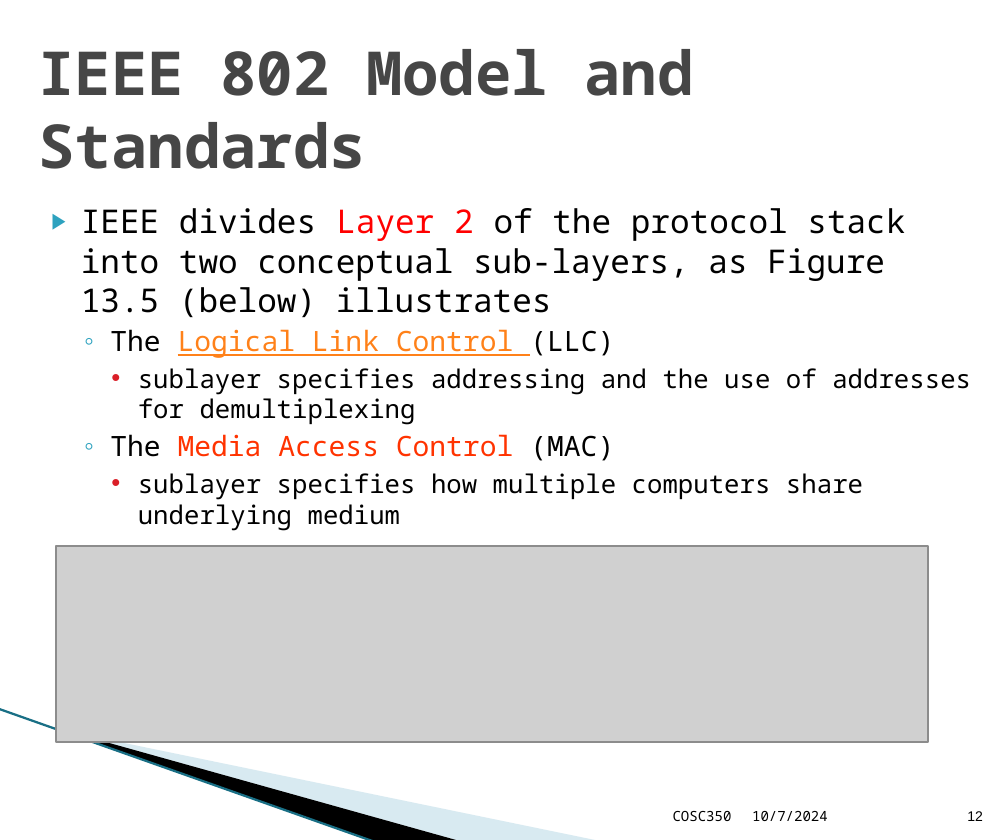
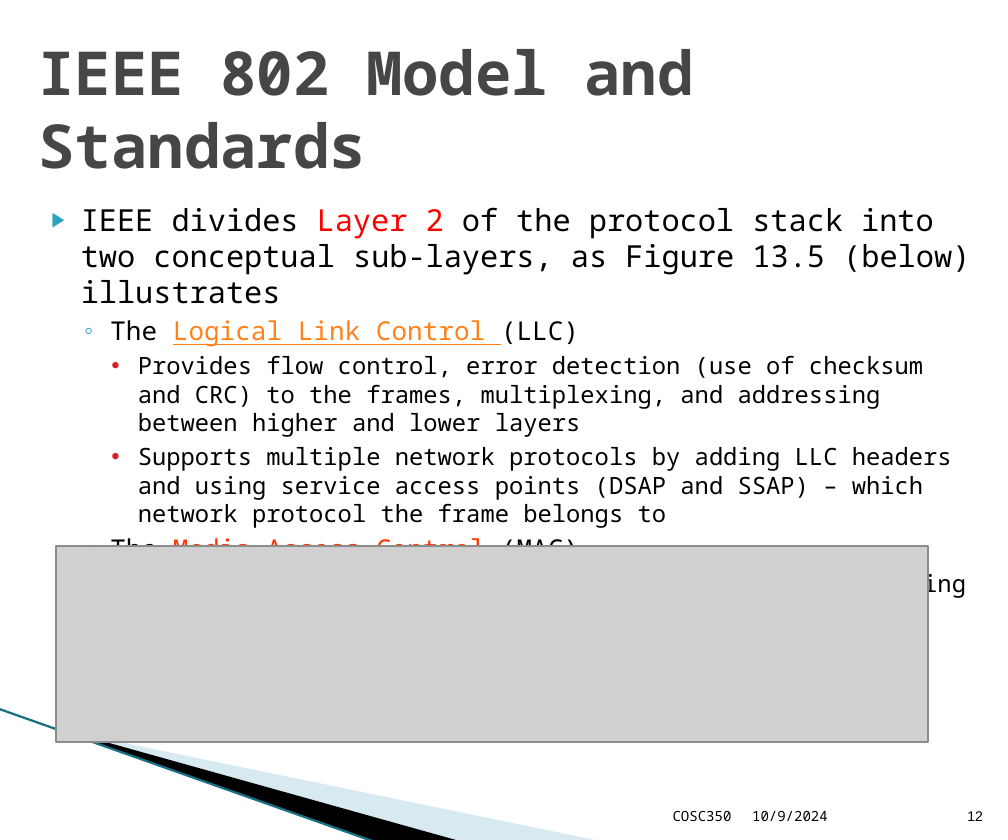
Before and after one commit to Neat-Keat/TUnotes, a slide deck: slide 12 of SEM5/COSC350/LANs.pptx. Drawn at 1008x840 pixels with LibreOffice and Linux fonts; fonts in the diff are those of the drawing; grey boxes stand for pictures; background and template pictures are left out. Boxes give left, top, right and bottom in pixels: in the first picture for what was removed or moved away, otherwise in the second. Text is boxed around its words. In the diff, an @@ line names an element or a change of style, - is before the commit and + after.

```diff
--- a/SEM5/COSC350/LANs.pptx
+++ b/SEM5/COSC350/LANs.pptx
@@ text at (81,207,970,598): size 14 to 12.9 pt in "IEEE divides Layer 2 of the protocol ..."; size 12 to 11.1 pt in "The Logical Link Control (LLC)", "The Media Access Control (MAC)"; size 11 to 10.2 pt in "sublayer specifies how multiple computers share underlying ..." @@
@@ text at (138,355,952,528): text changed; size 11 to 10.2 pt @@
-    • sublayer specifies addressing and the use of addresses for demultiplexing
+    • Provides flow control, error detection (use of checksum and CRC) to the frames, multiplexing, and addressing between higher and lower layers
+    • Supports multiple network protocols by adding LLC headers and using service access points (DSAP and SSAP) – which network protocol the frame belongs to
@@ text at (752,811,828,821): text changed @@
-10/7/2024
+10/9/2024
```
Also in this commit, not shown: 39 other slides changed, 1 slide added, 20 other files.
